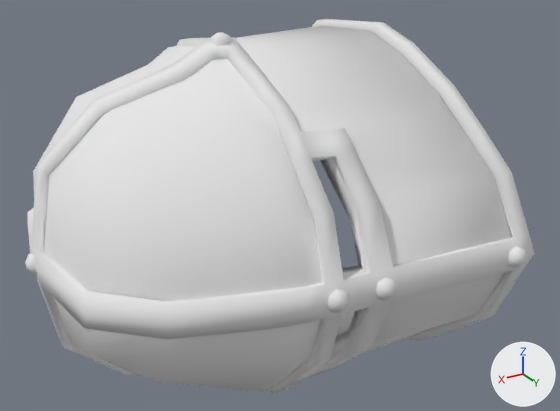
One commit to the FBX model media/models_X/Skinned/Clothes/HelmetOfDead.fbx: the scene before it, then after it.
Rendered twice from a camera (50 mm lens) standing at (0.0023, 0.00302, 0.00151) and looking at (0.00057, 0.00015, 0.00007). Arrows for +X, +Y and +Z are at lower right; the lights stay in place. Where no turn or scale is listed for an object, it has been applied to the vertices.

The scene before the commit, as lines of its bpy script (objects in view):
```python
me_m_armyhelmet = bpy.data.meshes.new('M_ArmyHelmet')
me_m_armyhelmet.from_pydata(...)  # 618 vertices, 856 faces; spans x -0.00018..0.00172, y -0.00091..0.00103, z -0.00088..0.00088
me_m_armyhelmet.materials.append(mat_material__101)  # its picture is missing
ob_m_armyhelmet = bpy.data.objects.new('M_ArmyHelmet', me_m_armyhelmet)
ob_m_armyhelmet.location = (0.0, 0.0, 0.0)
```
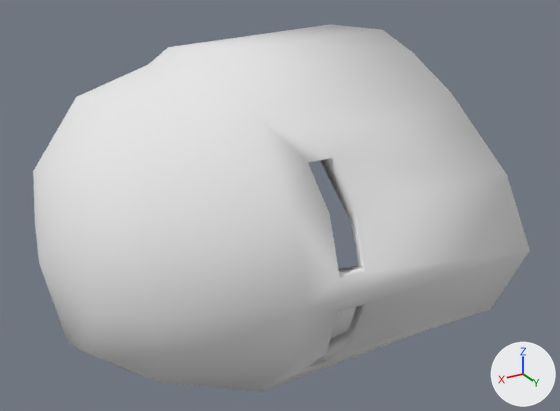
The change, as a diff of the scene's bpy script:
```diff
--- a/media/models_X/Skinned/Clothes/HelmetOfDead.fbx.py
+++ b/media/models_X/Skinned/Clothes/HelmetOfDead.fbx.py
@@ me_m_armyhelmet @@
 # used by ob_m_armyhelmet; location = (0.0, 0.0, 0.0)
-me_m_armyhelmet.from_pydata(...)  # 618 vertices, 856 faces; spans x -0.00018..0.00172, y -0.00091..0.00103, z -0.00088..0.00088
+me_m_armyhelmet.from_pydata(...)  # 111 vertices, 214 faces; spans x -0.00018..0.00167, y -0.00085..0.00099, z -0.00081..0.00081
+# me_m_armyhelmet part 1: 9 loose pieces with 507 vertices, spanning x -0.00018..0.00172, y -0.00091..0.00103, z -0.00088..0.00088, are deleted
 me_m_armyhelmet.materials.append(mat_material__101)
```

Changed parts and their boxes (x1, y1, x2, y2) in the pictures (560 x 411 px):
'M_ArmyHelmet', reshaped
    before: (25, 19, 534, 393)
    after: (33, 24, 530, 392)
part 1 of me_m_armyhelmet, deleted
    before: (25, 19, 534, 393)
